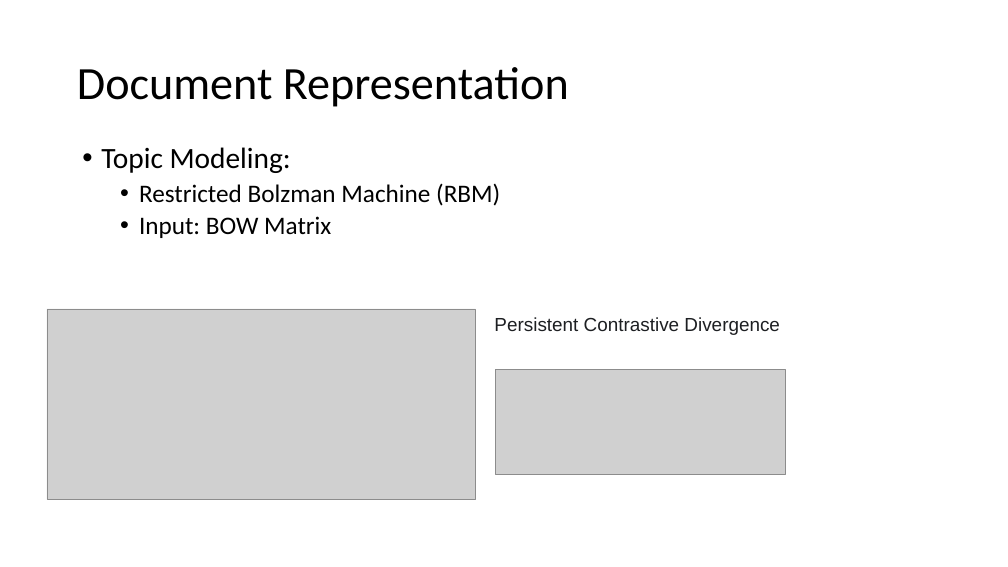
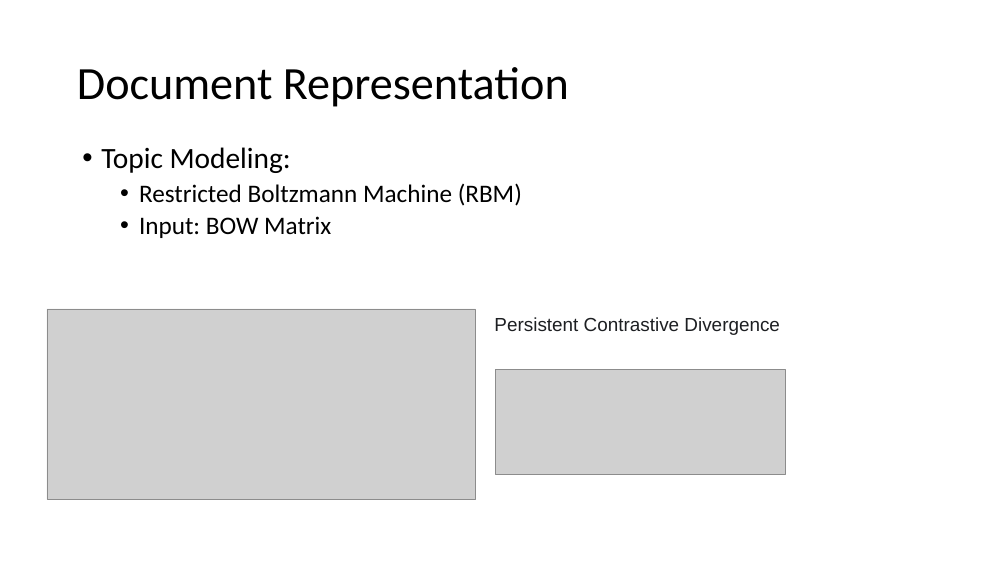
Before and after one commit to jirachikai/nlp-tutorial, a slide deck: slide 12 of slides.pptx. Drawn at 1008x567 pixels with LibreOffice and Linux fonts; fonts in the diff are those of the drawing; grey boxes stand for pictures. Boxes give left, top, right and bottom in pixels: in the first picture for what was removed or moved away, otherwise in the second. Text is boxed around its words. In the diff, an @@ line names an element or a change of style, - is before the commit and + after.

```diff
--- a/slides.pptx
+++ b/slides.pptx
@@ text at (x1=139, y1=183, x2=522, y2=206): text changed @@
-  • Restricted Bolzman Machine (RBM)
+  • Restricted Boltzmann Machine (RBM)
```
Also in this commit, not shown: 4 other slides changed, 1 slide removed, 3 other files.
